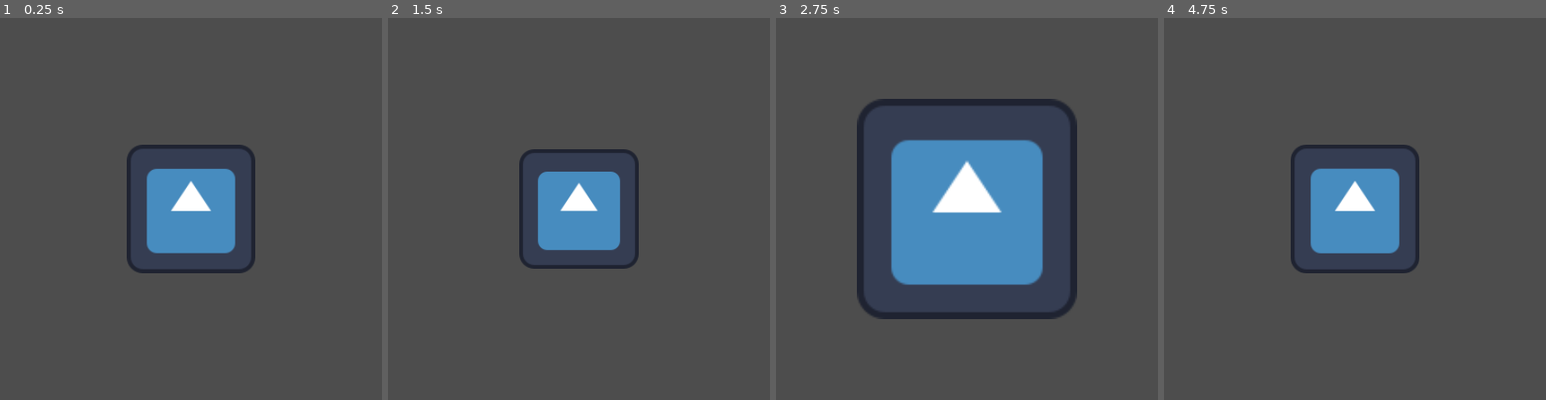
Above: before the commit, frames 1-4 (left to right).
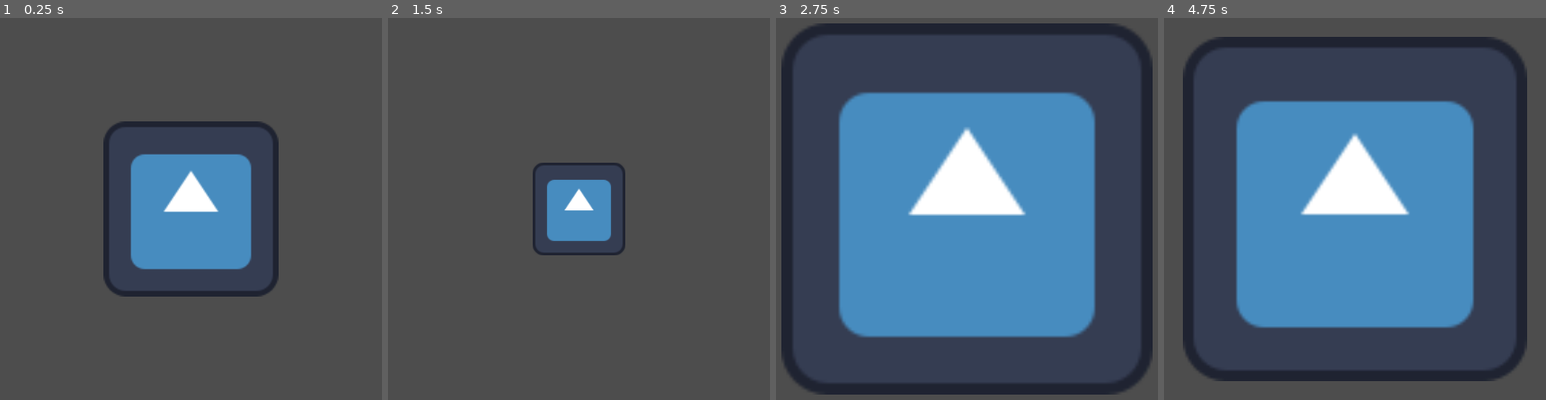
Above: after the commit, the same moments.

Repository: roverem/outrun
Game: Godot game, scene res://game.tscn
The game is run twice, just before and just after one commit, with the same random seed, the same clock (stepped at 60 frames per second) and the same inputs. The engine's default icon, where the game draws it, is replaced by a stand-in: a white triangle on a blue panel in a dark square.
Inputs:
- Up to frame 1 (0.25 s): no input
- Up to frame 2 (1.5 s): no input
- Up to frame 3 (2.75 s): no input
- Up to frame 4 (4.75 s): no input

The runs differ from the first frame. In frame 1, 9.0% of the frame differs, in the area x 27-73%, y 27-73%; in frame 2, 3.9%; in frame 3, 43%; in frame 4, 44%, in the area x 4-96%, y 4-96%.

Commit message:
testing le push 2

Diff:
--- a/game.gd
+++ b/game.gd
@@ -1,8 +1,8 @@
 extends Node3D
 
 @onready var camera_3d: Camera3D = $Sprite3D/Camera3D
-@export var amplitude: float = 1.0  # distancia máxima hacia adelante/atrás
-@export var speed: float = 2.0      # velocidad de oscilación
+@export var amplitude: float = 1.5  # distancia máxima hacia adelante/atrás
+@export var speed: float = 3.0      # velocidad de oscilación
 
 var base_position: Vector3
 
